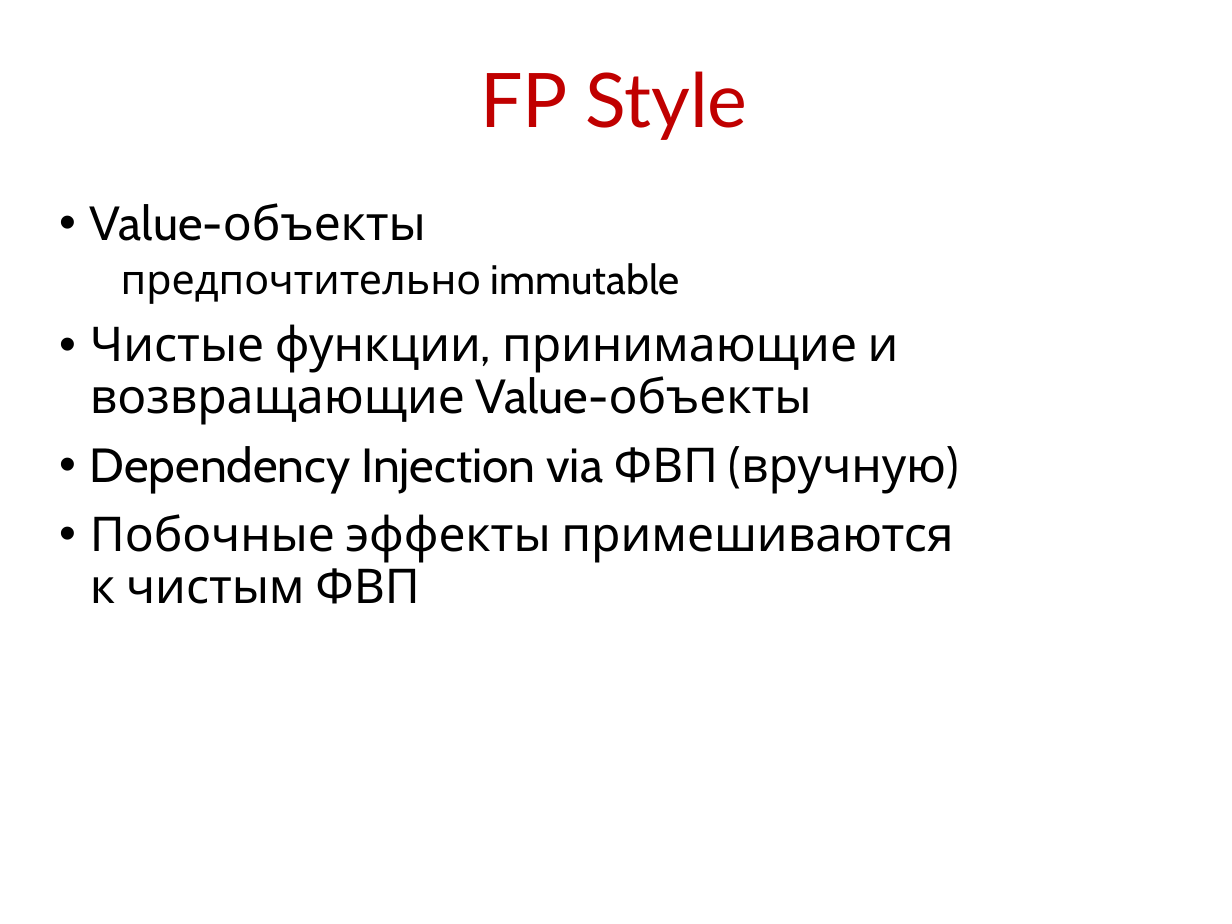
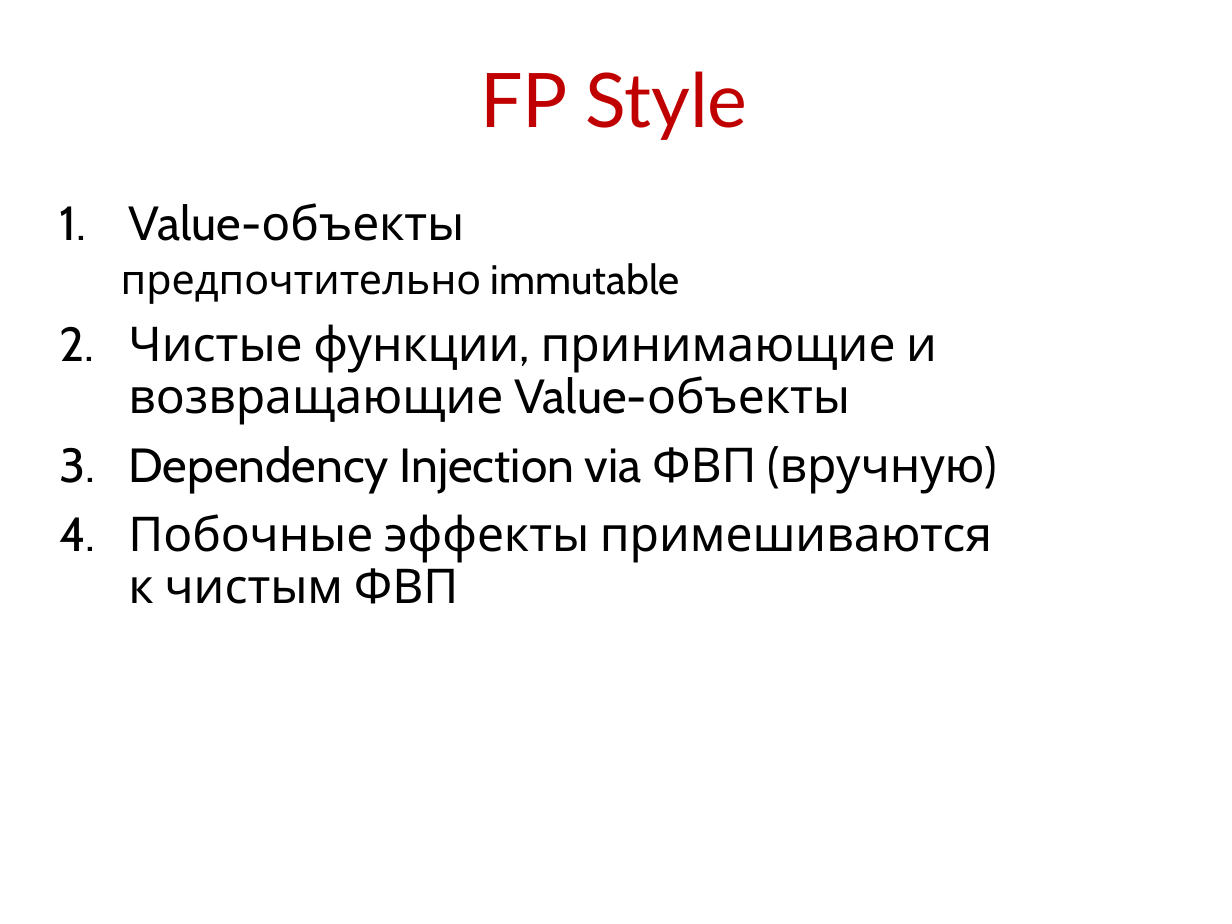
Before and after one commit to qpPyKT79/04-fp, a slide deck: slide 43 of solid-and-fp.pptx (slide 44 before the commit). Drawn at 1232x924 pixels with LibreOffice and Linux fonts; fonts in the diff are those of the drawing. Boxes give left, top, right and bottom in pixels: in the first picture for what was removed or moved away, otherwise in the second. Text is boxed around its words. In the diff, an @@ line names an element or a change of style, - is before the commit and + after.

```diff
--- a/solid-and-fp.pptx
+++ b/solid-and-fp.pptx
@@ text at [128, 203, 992, 604]: bullet • to 1. @@
```
Also in this commit, not shown: 1 other slide changed, 1 other file.
